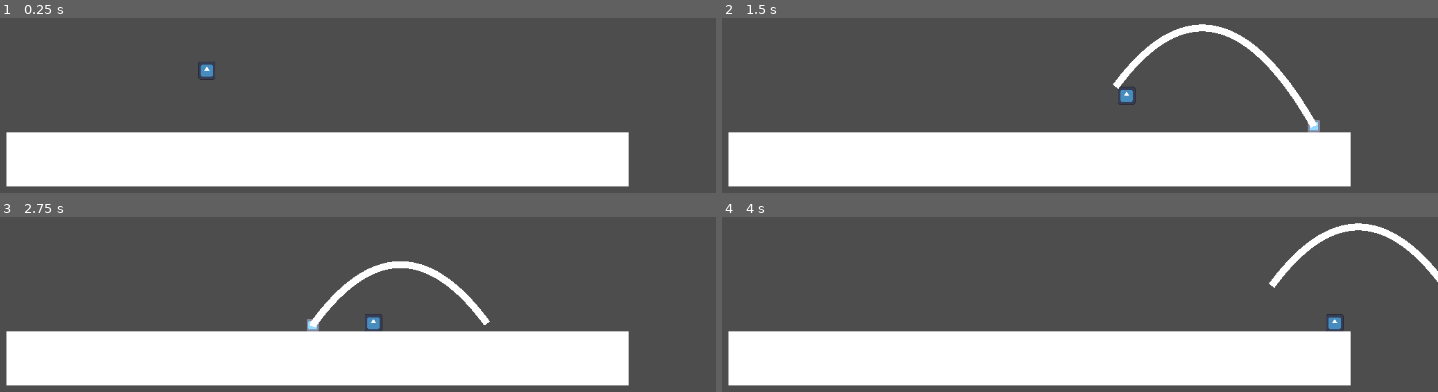
Above: before the commit, frames 1-4 (two rows, left to right).
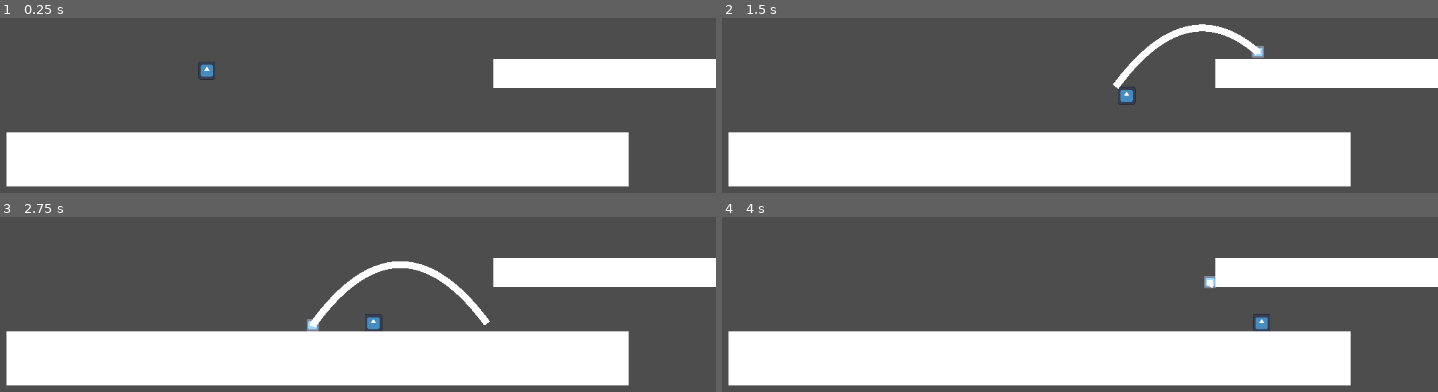
Above: after the commit, the same moments.

Repository: Emissary-Dev/Trajectory-Line-Godot-V4.3-
Game: Godot game, scene res://TrajectoryLineTutorialScene.tscn
Two runs of this game, one before a commit and one after it. Both use one fixed random seed, a clock stepped at 60 frames per second and the inputs below. The engine's default icon, where the game draws it, is replaced by a stand-in: a white triangle on a blue panel in a dark square.
Inputs:
- Up to frame 1 (0.25 s): no input
- Up to frame 2 (1.5 s): hold Right (ui_right) from 0.53 s (still down); tap Space (space) at 0.6, 1.35 s; tap Up (jump) at 0.77 s
- Up to frame 3 (2.75 s): tap Up (jump) at 1.52 s; release Right (ui_right) at 2.03 s; hold Left (ui_left) from 2.03 s (still down); tap Space (space) at 2.1 s
- Up to frame 4 (4 s): release Left (ui_left) at 2.78 s; hold Right (ui_right) from 2.78 s (still down); tap Space (space) at 2.85, 3.6 s; tap Up (jump) at 3.02, 3.77 s

The runs differ from the first frame. In frame 1, 5.2% of the frame differs, in the area x 68-100%, y 23-40%; in frame 2, 5.4%; in frame 3, 5.2%; in frame 4, 6.1%, in the area x 67-100%, y 3-66%.

Commit message:
added extra test platform

Diff:
--- a/TrajectoryLineTutorialScene.tscn
+++ b/TrajectoryLineTutorialScene.tscn
@@ -9,7 +9,7 @@
 [sub_resource type="BoxMesh" id="BoxMesh_7nyox"]
 
 [sub_resource type="RectangleShape2D" id="RectangleShape2D_ocfcl"]
-size = Vector2(1.00207, 0.992056)
+size = Vector2(0.996843, 0.992056)
 
 [node name="Node2D" type="Node2D"]
 
@@ -35,6 +35,17 @@
 [node name="StaticBody2D" type="StaticBody2D" parent="MeshInstance2D"]
 
 [node name="CollisionShape2D" type="CollisionShape2D" parent="MeshInstance2D/StaticBody2D"]
-position = Vector2(-0.00225904, 0.00573696)
-scale = Vector2(1, 1)
+position = Vector2(9.35793e-05, 0.0057373)
 shape = SubResource("RectangleShape2D_ocfcl")
+
+[node name="MeshInstance2D2" type="MeshInstance2D" parent="."]
+position = Vector2(1356, 438)
+scale = Vector2(1050.37, -42.4998)
+mesh = SubResource("BoxMesh_7nyox")
+metadata/_edit_group_ = true
+
+[node name="StaticBody2D" type="StaticBody2D" parent="MeshInstance2D2"]
+
+[node name="CollisionShape2D" type="CollisionShape2D" parent="MeshInstance2D2/StaticBody2D"]
+position = Vector2(0.000952005, 0.00573635)
+shape = SubResource("RectangleShape2D_ocfcl")
